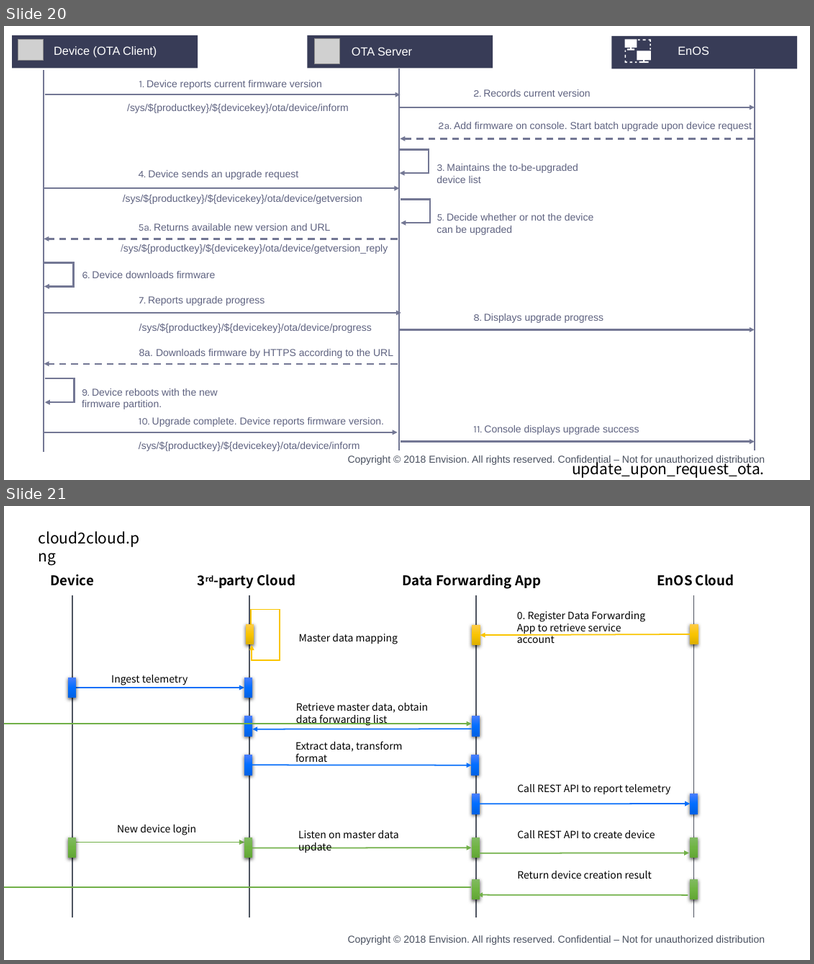
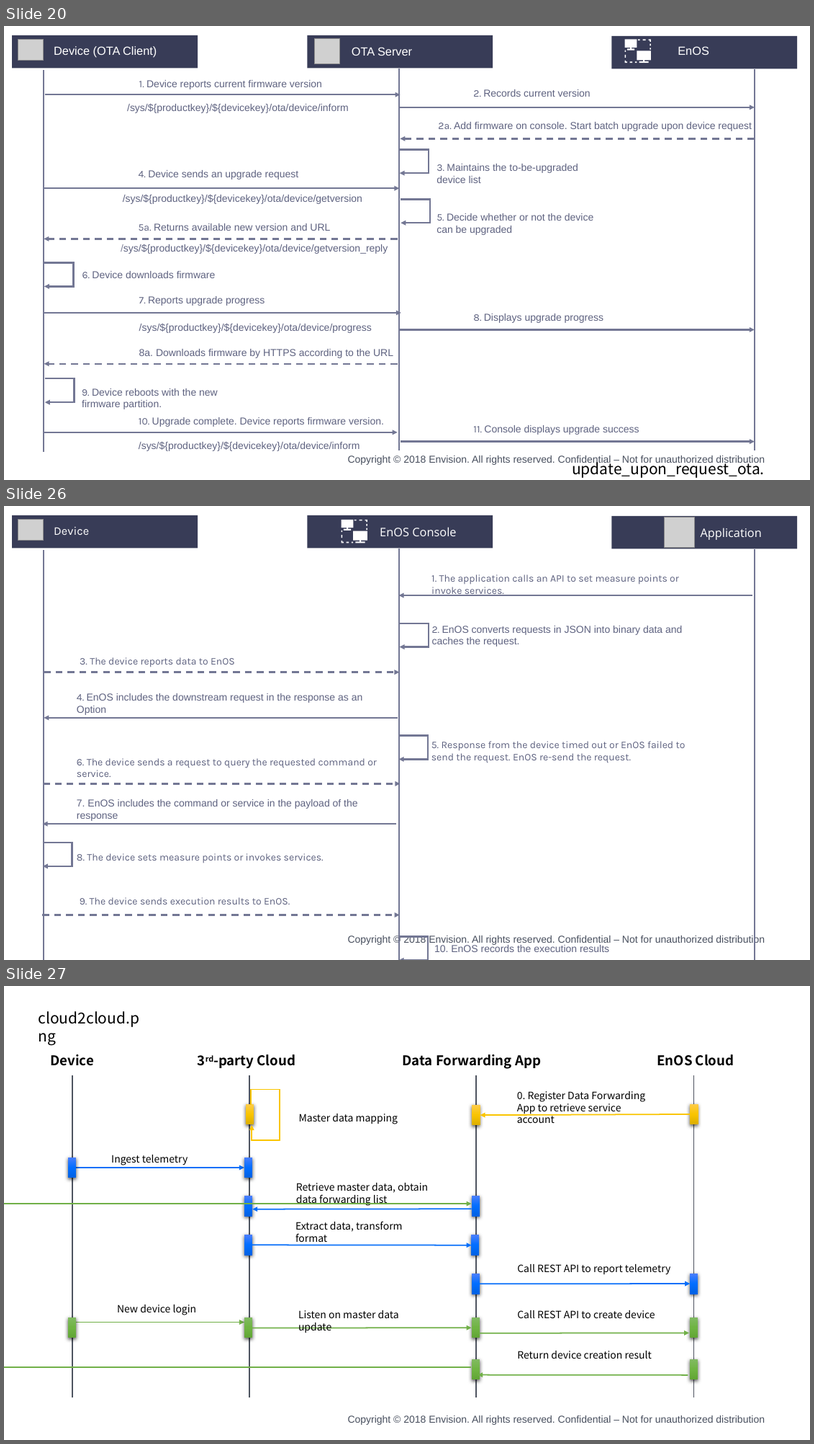
Before and after one commit to kikuchiyo/device_connection_en, a slide deck: media/device_en.pptx. Shown one above the other, each under a label of ours: slides 20 and 21 before the commit, slides 20, 26 and 27 after it; the slides between them are not shown. The pictures are 814x964 and 814x1444 pixels, drawn with LibreOffice and Linux fonts; fonts in the diff are those of the drawing; grey boxes stand for pictures; background and template pictures are left out. Boxes give left, top, right and bottom in pixels: in the first picture for what was removed or moved away, otherwise in the second. Text is boxed around its words. In the diff, an @@ line names an element or a change of style, - is before the commit and + after.

```diff
--- a/media/device_en.pptx
+++ b/media/device_en.pptx
@@ slide 26 added at [4, 506, 810, 960], background #FFFFFF; not listed: 1 template element that a slide beside it also shows @@
@@ group added at [12, 515, 797, 960]: 13 texts, 7 lines, 6 arrows, 4 elbow arrows, 3 rectangles, 2 pictures, 1 freeform shape @@
+Device
+Application
+1. The application calls an API to set measure points or invoke services.
+2. EnOS converts requests in JSON into binary data and caches the request.
+3. The device reports data to EnOS
+EnOS Console
+4. EnOS includes the downstream request in the response as an Option
+8. The device sets measure points or invokes services.
+10. EnOS records the execution results
+6. The device sends a request to query the requested command or service.
+5. Response from the device timed out or EnOS failed to send the request. EnOS re-send the request.
+7. EnOS includes the command or service in the payload of the response
+9. The device sends execution results to EnOS.
@@ what was slide 21 is now slide 27 @@
```
Also in this commit, not shown: 7 other slides added, 24 other files.
